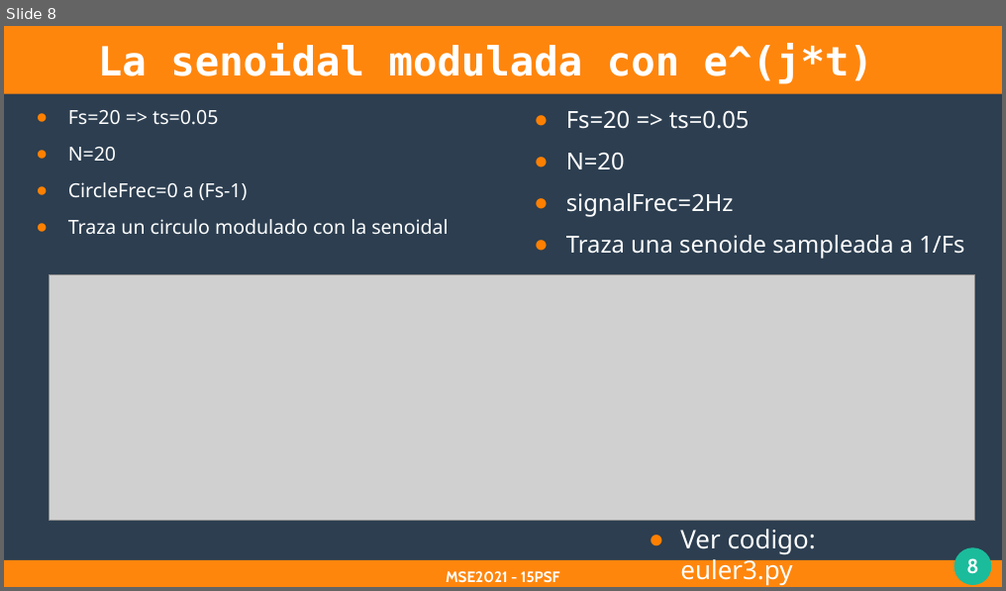
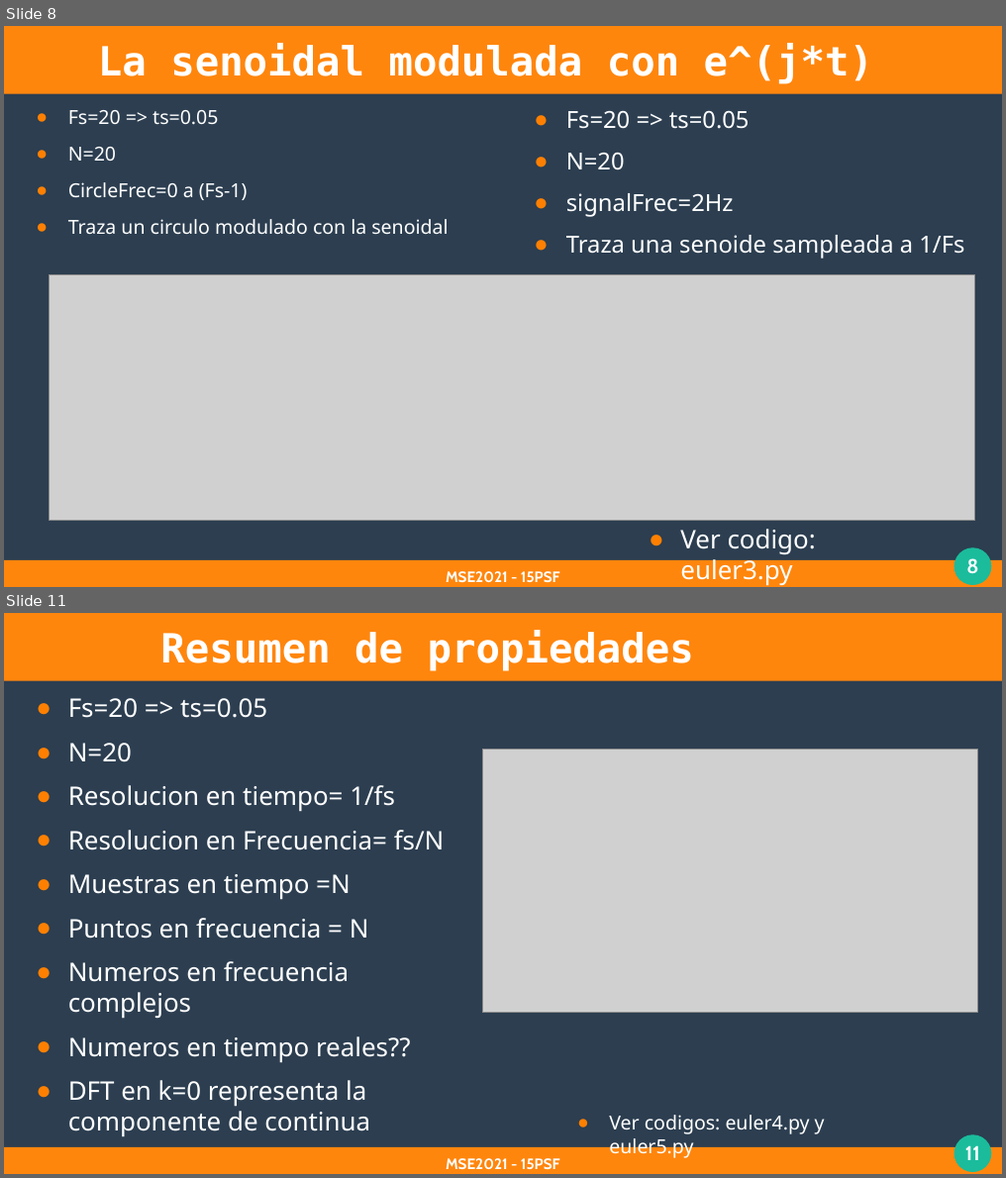
Before and after one commit to leonardods2007/psf_2021, a slide deck: clases/3_clase/3_clase.odp. Shown one above the other, each under a label of ours: slide 8 before the commit, slides 8 and 11 after it; the slides between them are not shown. The pictures are 1006x591 and 1006x1178 pixels, drawn with LibreOffice and Linux fonts; fonts in the diff are those of the drawing; grey boxes stand for pictures. Boxes give left, top, right and bottom in pixels: in the first picture for what was removed or moved away, otherwise in the second. Text is boxed around its words. In the diff, an @@ line names an element or a change of style, - is before the commit and + after.

```diff
--- a/clases/3_clase/3_clase.odp
+++ b/clases/3_clase/3_clase.odp
@@ slide 11 added at <box>4,613,1002,1174</box>, background #2C3E50; not listed: 4 template elements that a slide beside it also shows @@
@@ title added at <box>160,630,694,671</box>, 32 pt, text #FFFFFF, bold @@
+Resumen de propiedades
@@ text added at <box>68,698,445,1107</box>, 20.4 pt, text #FFFFFF @@
+● Fs=20 => ts=0.05
+● N=20
+● Resolucion en tiempo= 1/fs
+● Resolucion en Frecuencia= fs/N
+● Muestras en tiempo =N
+● Puntos en frecuencia = N
+● Numeros en frecuencia complejos
+● Numeros en tiempo reales??
+● DFT en k=0 representa la componente de continua
@@ picture added at <box>483,749,977,1013</box> @@
@@ text added at <box>609,1115,825,1159</box>, 15.4 pt, text #FFFFFF @@
+● Ver codigos: euler4.py y euler5.py
@@ text added at <box>446,1158,560,1169</box>, 12 pt, text #FFFFFF, bold @@
+MSE2021 - 15PSF
```
Also in this commit, not shown: 4 slides changed, 4 other slides added, 10 other files.
